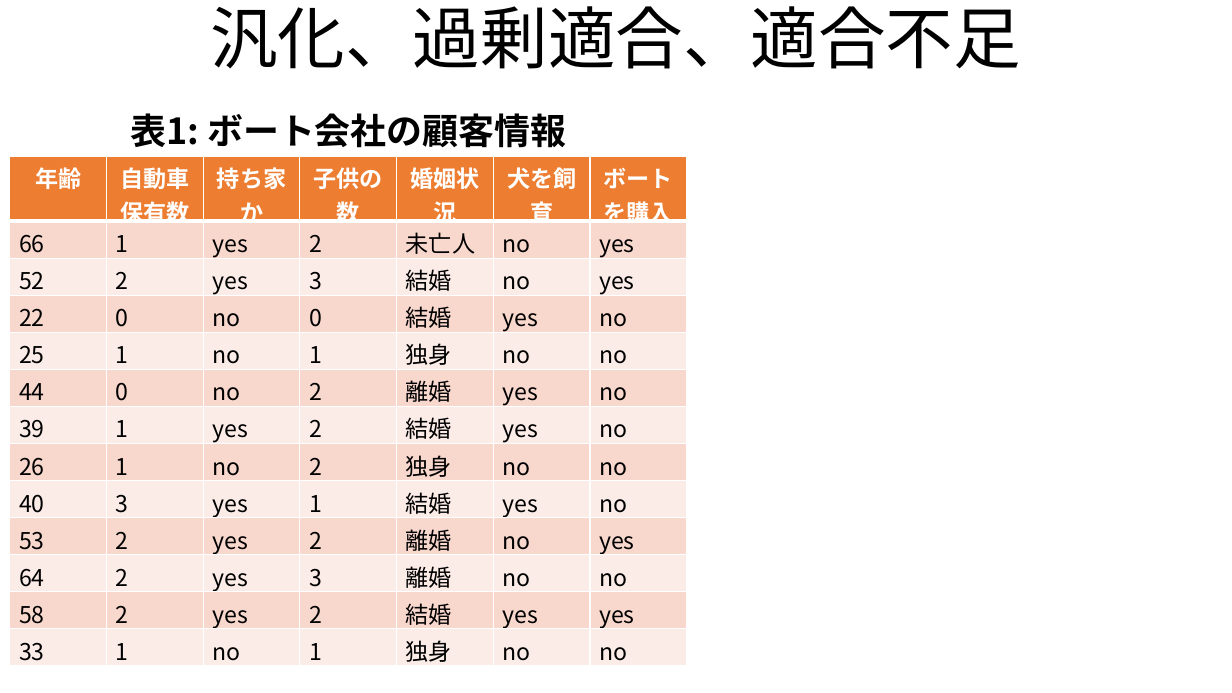
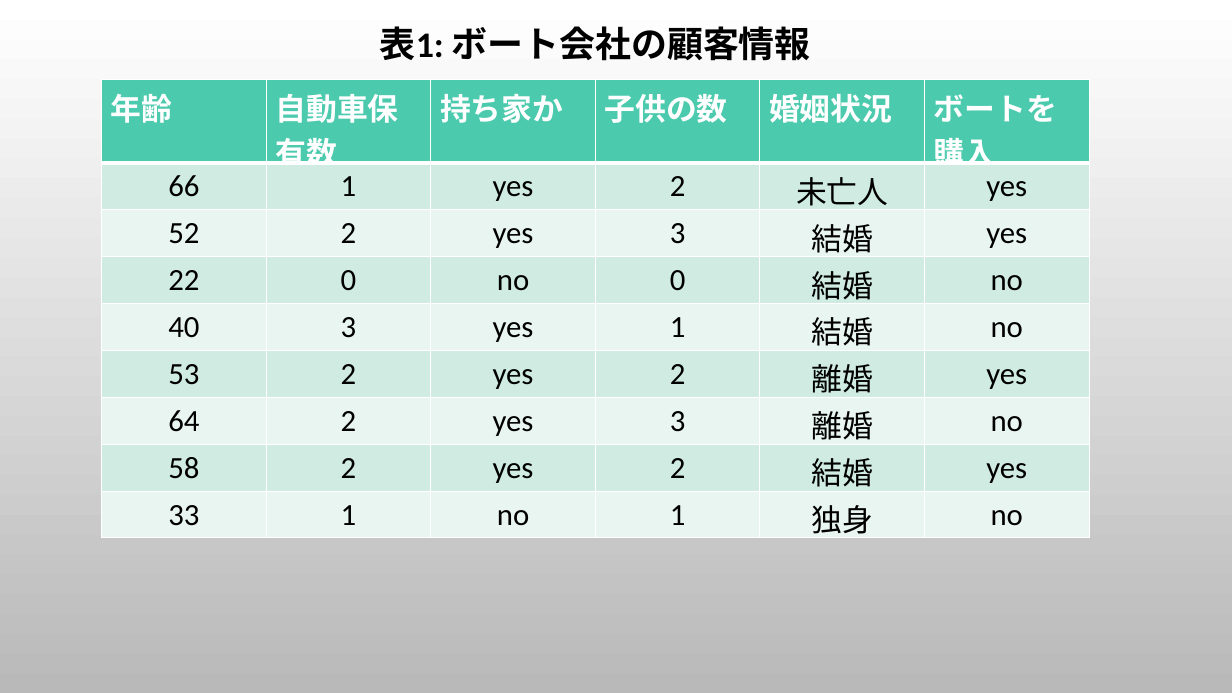
Before and after one commit to ShomaMori/kikaigakushu, a slide deck: slide 5 of zemi.pptx (slide 4 before the commit). Drawn at 1232x693 pixels with LibreOffice and Linux fonts; fonts in the diff are those of the drawing; background and template pictures are left out. Boxes give left, top, right and bottom in pixels: in the first picture for what was removed or moved away, otherwise in the second. Text is boxed around its words. In the diff, an @@ line names an element or a change of style, - is before the commit and + after.

```diff
--- a/zemi.pptx
+++ b/zemi.pptx
@@ background #FFFFFF to picture (left out) @@
@@ text "表1: ボート会社の顧客情報": place and size @@
-text "表1: ボート会社の顧客情報" at <box>130,113,566,148</box>
+text "表1: ボート会社の顧客情報" at <box>380,26,811,61</box>
@@ text "表1: ボート会社の顧客情報" at <box>380,26,811,61</box>: font Noto Sans CJK JP to Calibri @@
@@ text removed at <box>210,6,1020,69</box> @@
-汎化、過剰適合、適合不足
@@ table at <box>102,79,1089,544</box> @@
-年齢 | 自動車保有数 | 持ち家か | 子供の数 | 婚姻状況 | 犬を飼育 | ボートを購入
-66 | 1 | yes | 2 | 未亡人 | no | yes
-52 | 2 | yes | 3 | 結婚 | no | yes
-22 | 0 | no | 0 | 結婚 | yes | no
-25 | 1 | no | 1 | 独身 | no | no
-44 | 0 | no | 2 | 離婚 | yes | no
-39 | 1 | yes | 2 | 結婚 | yes | no
-26 | 1 | no | 2 | 独身 | no | no
-40 | 3 | yes | 1 | 結婚 | yes | no
-53 | 2 | yes | 2 | 離婚 | no | yes
-64 | 2 | yes | 3 | 離婚 | no | no
-58 | 2 | yes | 2 | 結婚 | yes | yes
-33 | 1 | no | 1 | 独身 | no | no
+年齢 | 自動車保有数 | 持ち家か | 子供の数 | 婚姻状況 | ボートを購入
+66 | 1 | yes | 2 | 未亡人 | yes
+52 | 2 | yes | 3 | 結婚 | yes
+22 | 0 | no | 0 | 結婚 | no
+40 | 3 | yes | 1 | 結婚 | no
+53 | 2 | yes | 2 | 離婚 | yes
+64 | 2 | yes | 3 | 離婚 | no
+58 | 2 | yes | 2 | 結婚 | yes
+33 | 1 | no | 1 | 独身 | no
@@ table: place and size @@
-table at <box>10,156,689,666</box>
+table at <box>102,79,1089,544</box>
```
Also in this commit, not shown: 3 other slides changed, 6 slides added, 6 other files.
